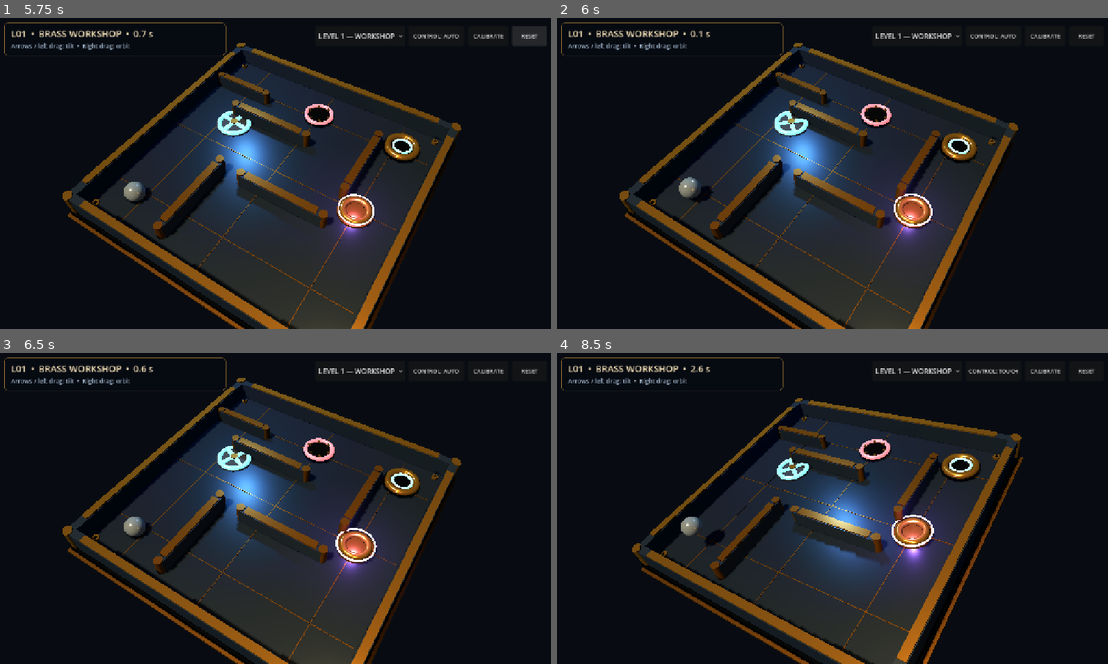
Above: before the commit, frames 1-4 (two rows, left to right).
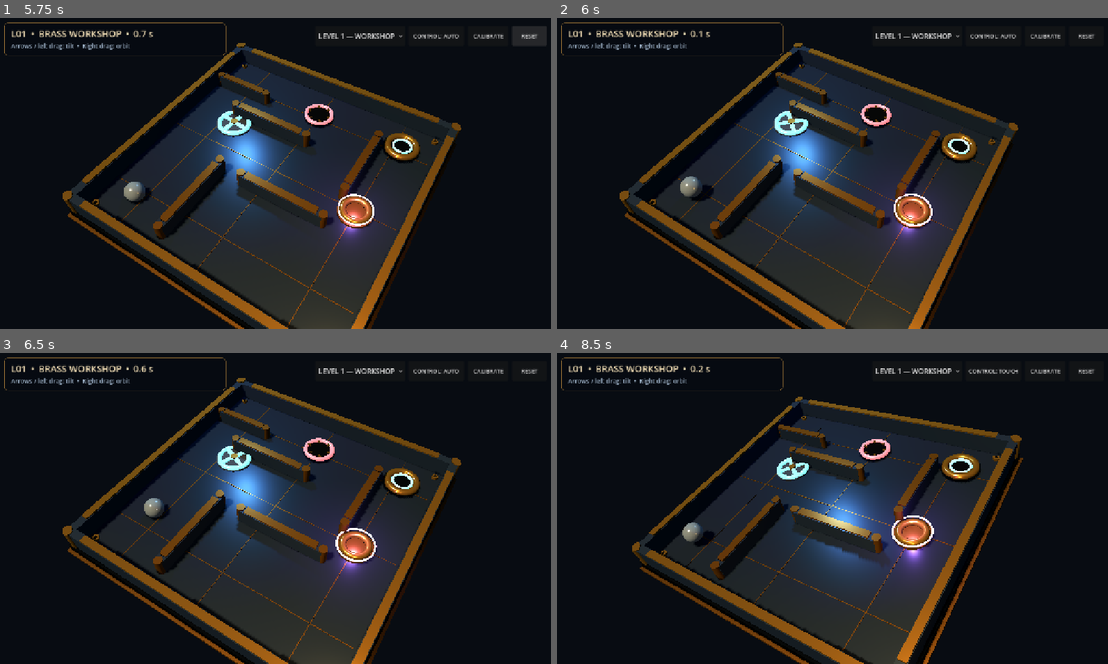
Above: after the commit, the same moments.

Repository: kirilsjanssen/marble-labyrinth
Game: Godot game, scene res://scenes/main.tscn
Two runs of this game, one before a commit and one after it. Both use one fixed random seed, a clock stepped at 60 frames per second and the inputs below.
Inputs (mouse positions are in pixels of both pictures, inside the frame that each line leads up to):
- Up to frame 1 (5.75 s): click "LEVEL 1 — WORKSHOP" at 0.5 s; click "LEVEL 1 — WORKSHOP" at 1.25 s; click "CONTROL: AUTO" at 2 s; click "CONTROL: TOUCH" at 2.75 s; click "CONTROL: SENSOR" at 3.5 s; click "CALIBRATE" at 4.25 s; click "RESET" at 5 s
- Up to frame 2 (6 s): tap Enter at 5.75 s; move the mouse to (804, 235) at 5.77 s; hold Up (ui_up) from 5.78 s (still down); tap R at 5.85 s; click (804, 235) at 5.92 s
- Up to frame 3 (6.5 s): keep holding Up (ui_up)
- Up to frame 4 (8.5 s): release Up (ui_up) at 6.5 s; drag from (997, 555) to (804, 570) at 6.52 s; move the mouse to (667, 461) at 7.27 s; hold Left (ui_left) 7.28-8 s; tap M at 7.35 s; drag from (860, 508) to (667, 461) at 8.02 s

Frame 1 is identical in both runs. In frame 2, less than 0.1% of the frame differs, in the area x 22-29%, y 50-60%; in frame 3, 0.4%; in frame 4, 2.6%, in the area x 13-85%, y 4-100%.

Commit message:
Drive rigid marble with physical gravity forces from touch and phone tilt

Diff:
--- a/scripts/main.gd
+++ b/scripts/main.gd
@@ -9,6 +9,9 @@
 
 const MAX_TILT := deg_to_rad(15.0)
 const TILT_RESPONSE := 5.5
+# A tilted AnimatableBody3D alone is not guaranteed to wake or drive a rigid marble.
+# Apply a board-local gravitational component to the real RigidBody3D every tick.
+const TILT_FORCE_MULTIPLIER := 2.5
 const BALL_RADIUS := 0.33
 const BALL_MASS := 0.34
 const BALL_LINEAR_DAMP := 0.12
@@ -48,9 +51,10 @@
 var mouse_tilt_active := false
 var mouse_tilt_origin := Vector2.ZERO
 var drag_tilt := Vector2.ZERO
+var active_tilt := Vector2.ZERO
 var sensor_zero := Vector2.ZERO
 var sensor_calibrated := false
-var control_mode := ControlMode.TOUCH if OS.get_name() == "Android" else ControlMode.AUTO
+var control_mode := ControlMode.AUTO
 var yaw := deg_to_rad(32.0)
 var pitch := deg_to_rad(52.0)
 var orbit_distance := 13.6
@@ -78,10 +82,13 @@
 		_reset_level()
 
 	var tilt := _read_tilt_input()
+	active_tilt = tilt
 	var target_rotation := Vector3(-tilt.y * MAX_TILT, 0.0, -tilt.x * MAX_TILT)
 	var weight := clampf(delta * TILT_RESPONSE, 0.0, 1.0)
 	board.rotation.x = lerp_angle(board.rotation.x, target_rotation.x, weight)
 	board.rotation.z = lerp_angle(board.rotation.z, target_rotation.z, weight)
+	if not game_won:
+		_apply_marble_tilt_force(tilt)
 	if clockwork:
 		clockwork.physics_step(delta)
 
@@ -166,6 +173,18 @@
 		elif event.button_index == MOUSE_BUTTON_LEFT and OS.get_name() != "Android" and not _touch_on_hud(event.position):
 			mouse_tilt_origin = event.position
 			mouse_tilt_active = true
+
+
+func _apply_marble_tilt_force(tilt: Vector2) -> void:
+	# Physical force: the marble still uses mass, real collisions, friction and inertia.
+	# Multiplying by sin(MAX_TILT) approximates the downhill gravity component.
+	# Boost compensates for the short mobile tilt range and high-friction steel deck.
+	if not ball or tilt.length_squared() < 0.0004:
+		return
+	ball.sleeping = false
+	var tangent := board.global_basis * Vector3(tilt.x, 0.0, tilt.y)
+	var gravity_strength: float = float(ProjectSettings.get_setting("physics/3d/default_gravity", 9.8))
+	ball.apply_central_force(tangent * ball.mass * gravity_strength * sin(MAX_TILT) * TILT_FORCE_MULTIPLIER)
 
 
 func _read_tilt_input() -> Vector2:
@@ -817,7 +836,7 @@
 	if transient_message_time > 0.0:
 		hint_label.text = transient_message
 	else:
-		hint_label.text = "LEFT: TILT  •  RIGHT: CAMERA" if OS.get_name() == "Android" else "Arrows / left drag: tilt  •  Right drag: orbit"
+		hint_label.text = "TILT %+.2f / %+.2f  •  PHONE OR LEFT DRAG" % [active_tilt.x, active_tilt.y] if OS.get_name() == "Android" else "Arrows / left drag: tilt  •  Right drag: orbit"
 
 
 func _update_mode_button() -> void:
